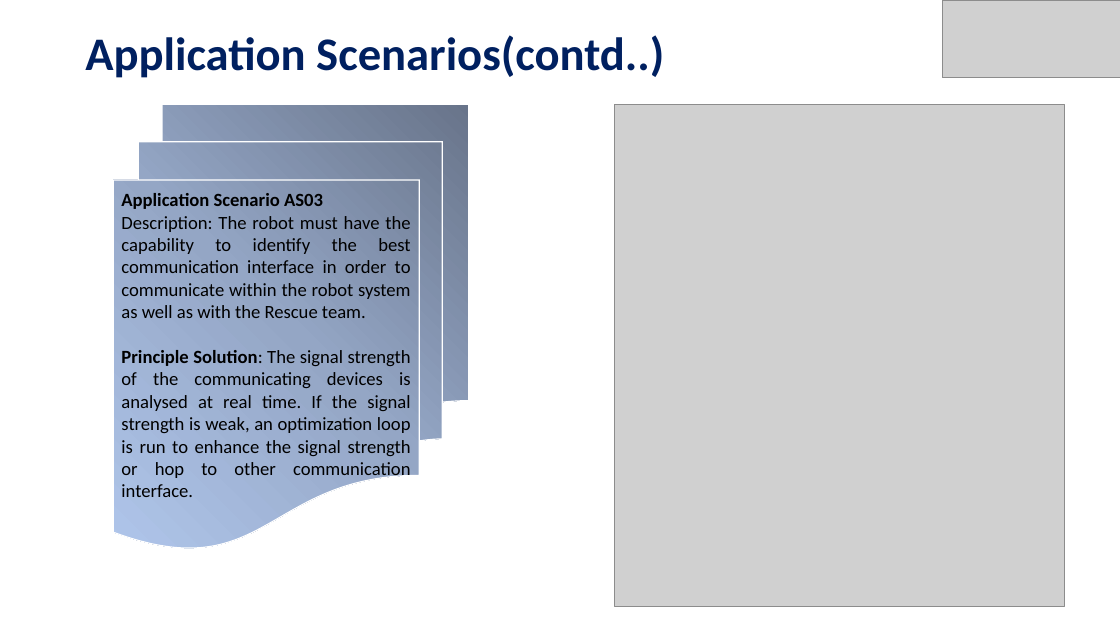
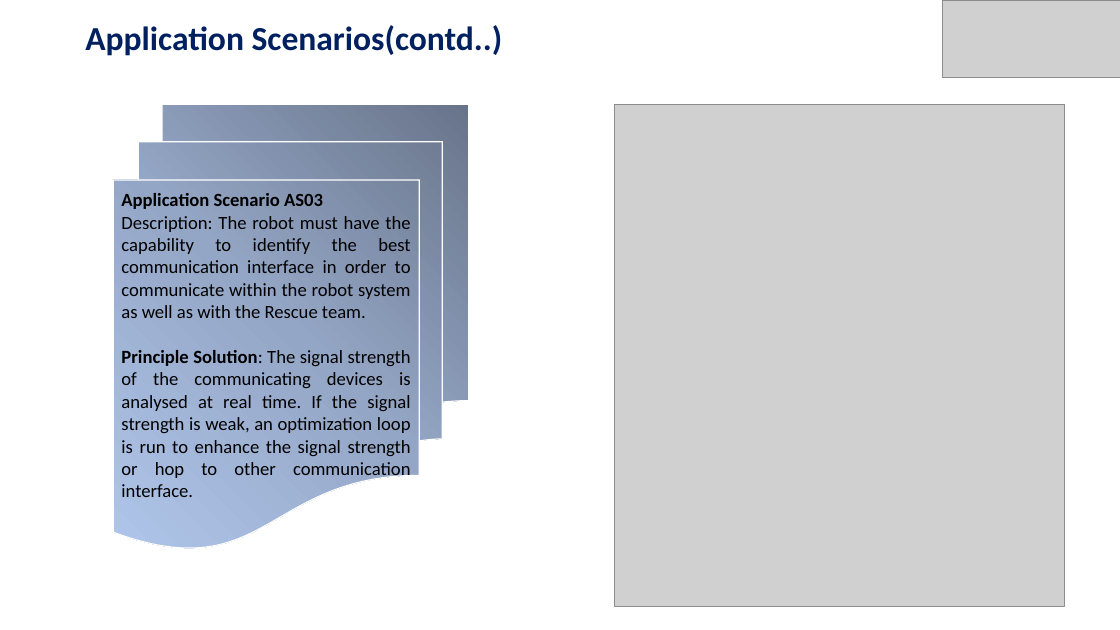
Before and after one commit to anand6105/MSE_QRBOT, a slide deck: slide 6 of docs/QUICK_RESCUE_BOT.pptx. Drawn at 1120x630 pixels with LibreOffice and Linux fonts; fonts in the diff are those of the drawing; grey boxes stand for pictures. Boxes give left, top, right and bottom in pixels: in the first picture for what was removed or moved away, otherwise in the second. Text is boxed around its words. In the diff, an @@ line names an element or a change of style, - is before the commit and + after.

```diff
--- a/docs/QUICK_RESCUE_BOT.pptx
+++ b/docs/QUICK_RESCUE_BOT.pptx
@@ title "Application Scenarios(contd..)" at bbox=[85, 25, 503, 56]: size 40 to 28.8 pt @@
```
Also in this commit, not shown: 16 other slides changed, 8 slides added, 2 slides removed.
